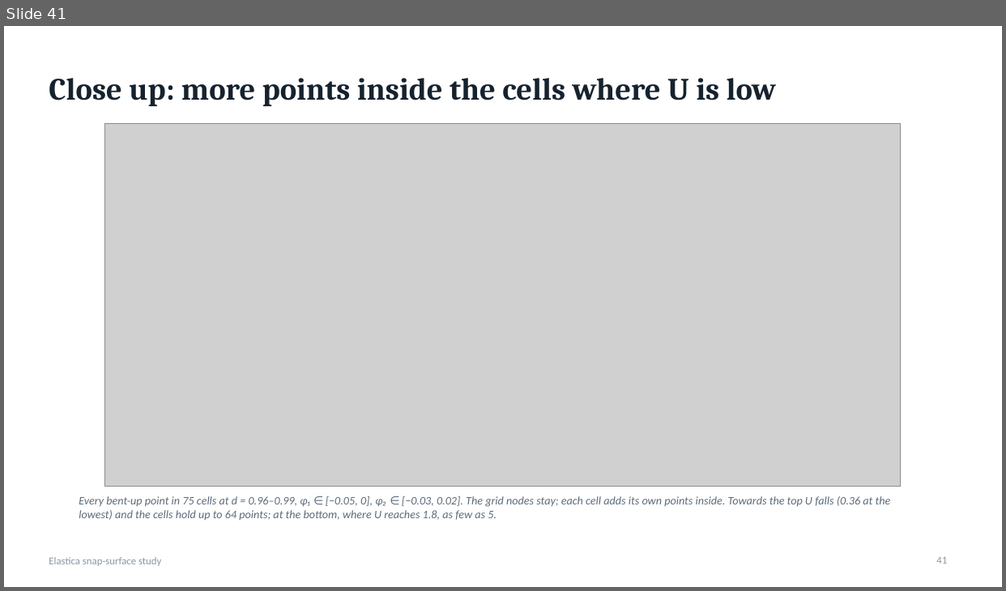
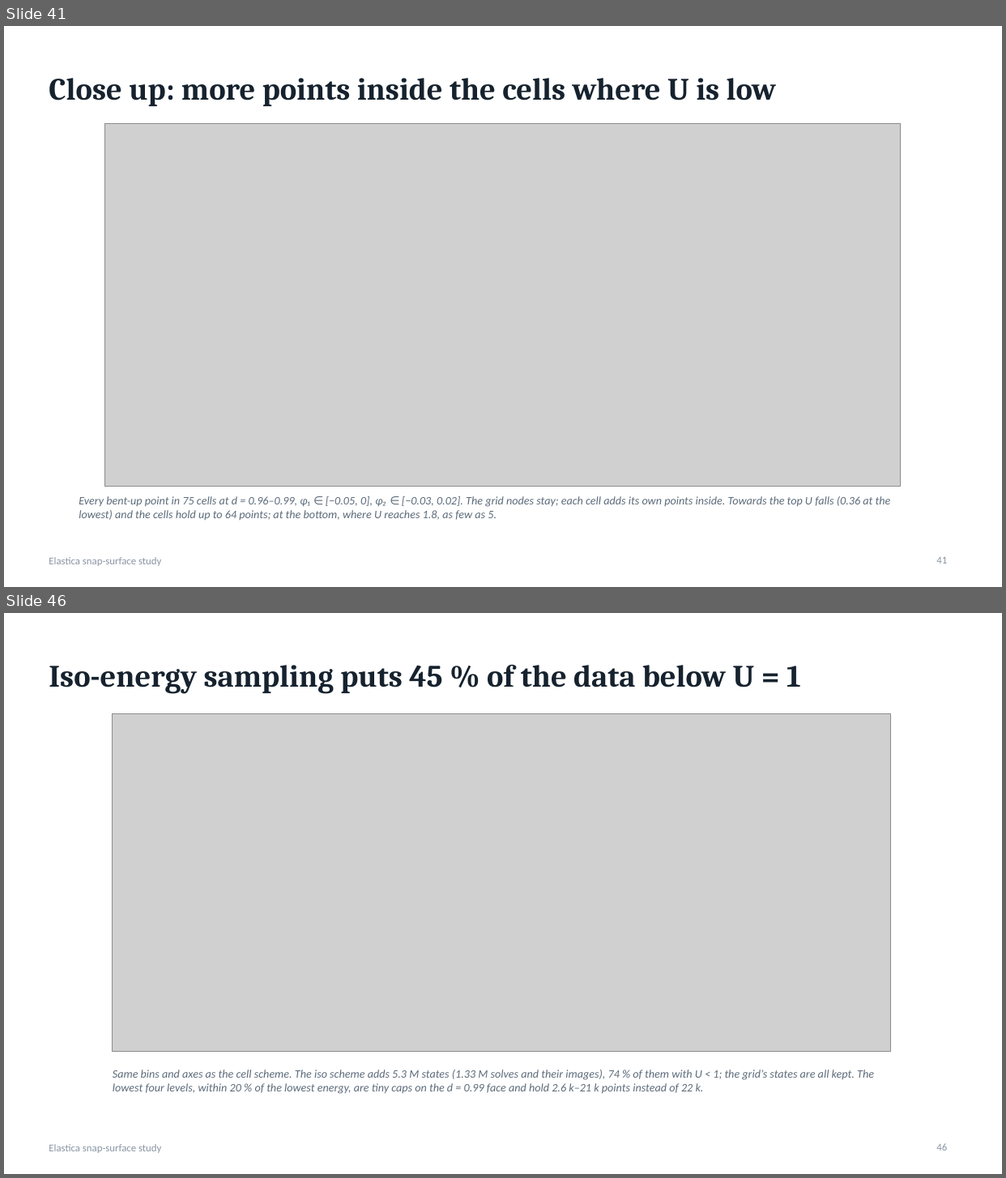
Before and after one commit to grraxx/elastica, a slide deck: presentation/elastica_snap_surface.pptx. Shown one above the other, each under a label of ours: slide 41 before the commit, slides 41 and 46 after it; the slides between them are not shown. The pictures are 1006x591 and 1006x1178 pixels, drawn with LibreOffice and Linux fonts; fonts in the diff are those of the drawing; grey boxes stand for pictures. Boxes give left, top, right and bottom in pixels: in the first picture for what was removed or moved away, otherwise in the second. Text is boxed around its words. In the diff, an @@ line names an element or a change of style, - is before the commit and + after.

```diff
--- a/presentation/elastica_snap_surface.pptx
+++ b/presentation/elastica_snap_surface.pptx
@@ slide 46 added at box(4, 613, 1002, 1174), background #FFFFFF; not listed: 1 template element that a slide beside it also shows @@
@@ title added at box(49, 664, 801, 694), 30 pt, text #16222E, bold @@
+Iso-energy sampling puts 45 % of the data below U = 1
@@ picture added at box(113, 714, 891, 1052) @@
@@ text added at box(113, 1070, 874, 1094), 11 pt, text #5C6B7A, italic @@
+Same bins and axes as the cell scheme. The iso scheme adds 5.3 M states (1.33 M solves and their images), 74 % of them with U < 1; the grid’s states are all kept. The lowest four levels, within 20 % of the lowest energy, are tiny caps on the d = 0.99 face and hold 2.6 k–21 k points instead of 22 k.
@@ page number added at box(936, 1144, 947, 1151), 10 pt, text #8A96A3 @@
+46
```
Also in this commit, not shown: 4 other slides added, 7 other files.
